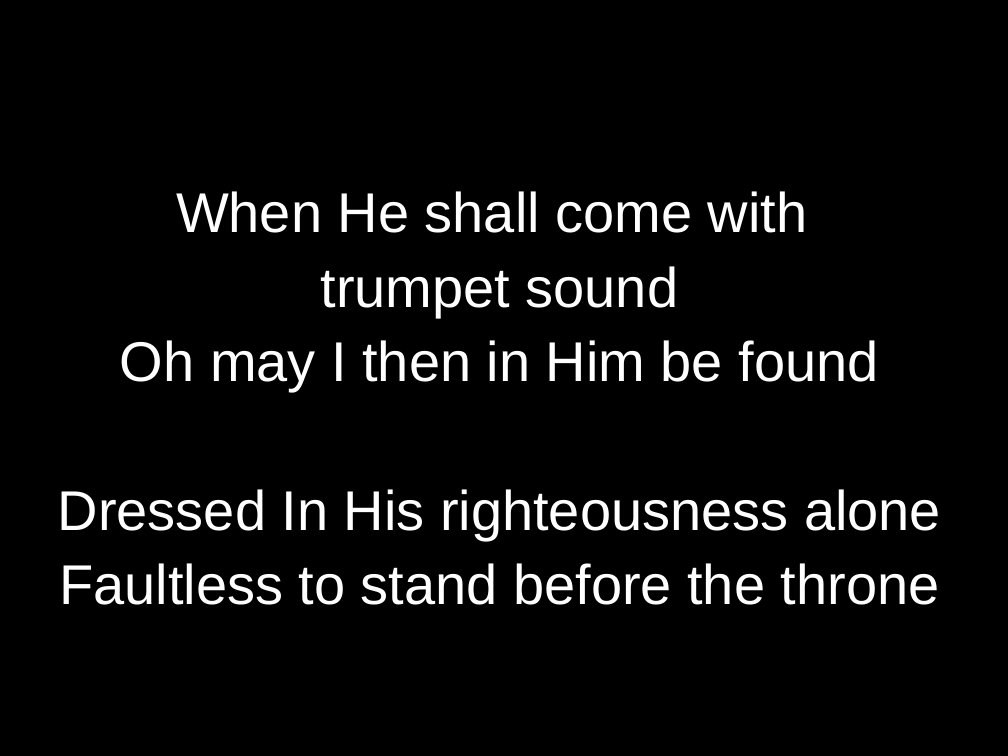
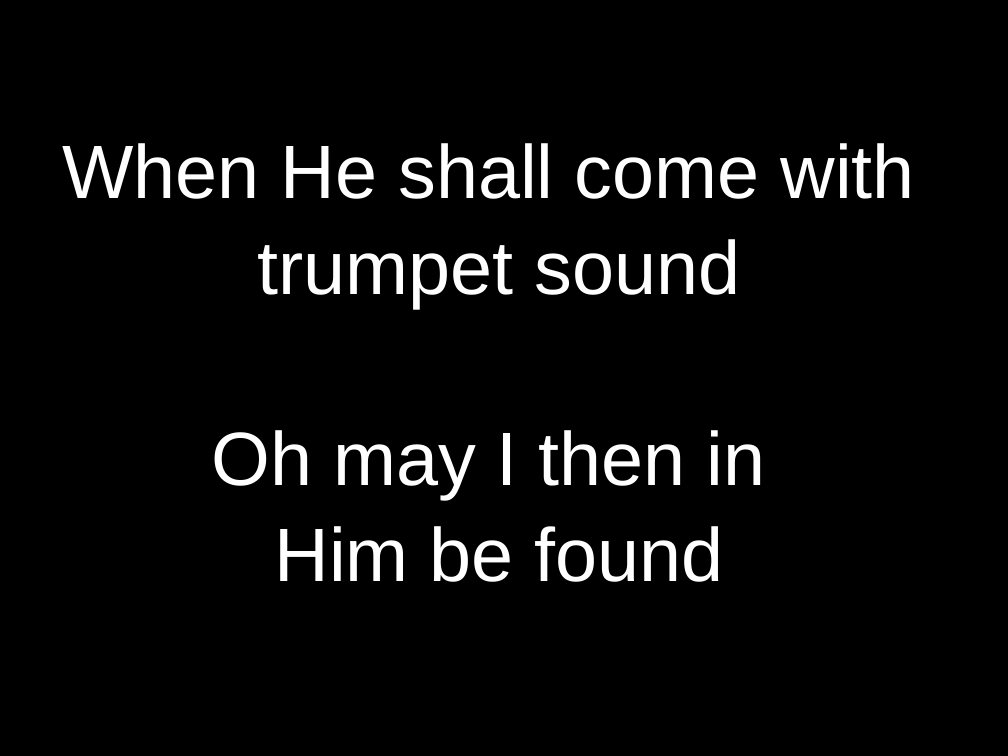
Before and after one commit to kendall412/worship, a slide deck: slide 10 of Solid Rock, The (My Hope Is Built).pptx (slide 7 before the commit). Drawn at 1008x756 pixels with LibreOffice and Linux fonts; fonts in the diff are those of the drawing. Boxes give left, top, right and bottom in pixels: in the first picture for what was removed or moved away, otherwise in the second. Text is boxed around its words. In the diff, an @@ line names an element or a change of style, - is before the commit and + after.

```diff
--- a/Solid Rock, The (My Hope Is Built).pptx
+++ b/Solid Rock, The (My Hope Is Built).pptx
@@ subtitle at <box>62,143,914,308</box>: size 40 to 54 pt in "When He shall come with", "trumpet sound" @@
@@ subtitle at <box>212,430,766,582</box>: text changed; size 40 to 54 pt @@
-Oh may I then in Him be found
-Dressed In His righteousness alone
-Faultless to stand before the throne
+Oh may I then in
+Him be found
```
Also in this commit, not shown: 6 other slides changed, 4 slides added, 8 other files.
